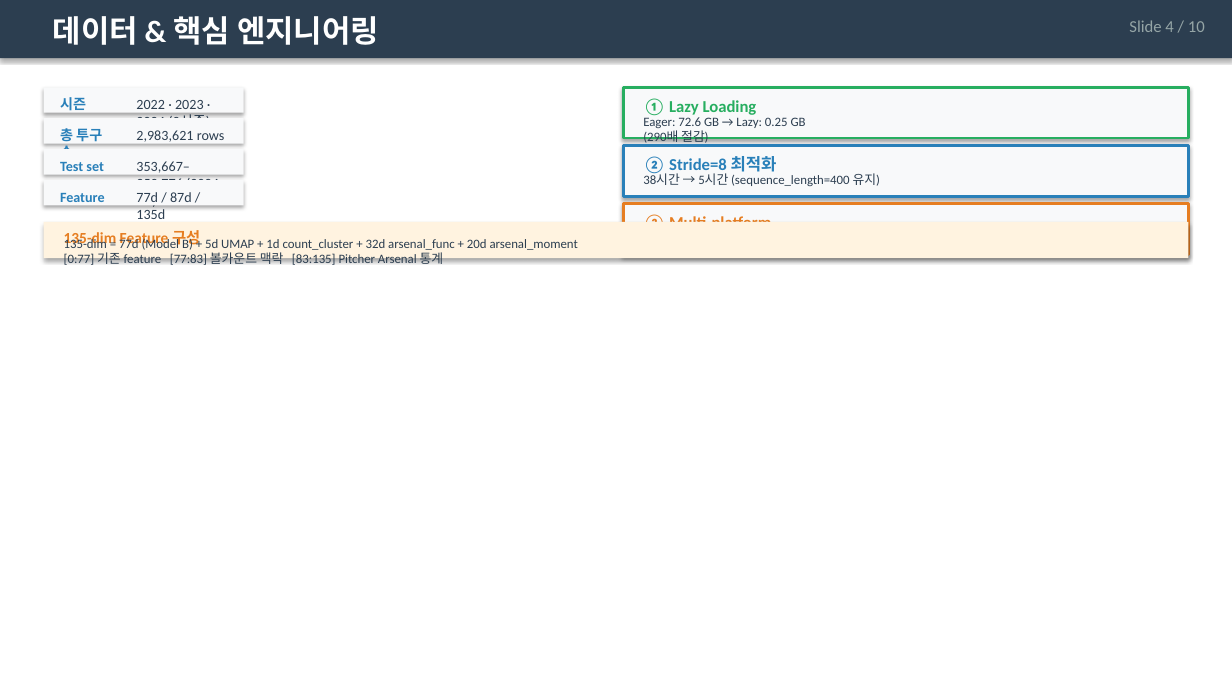
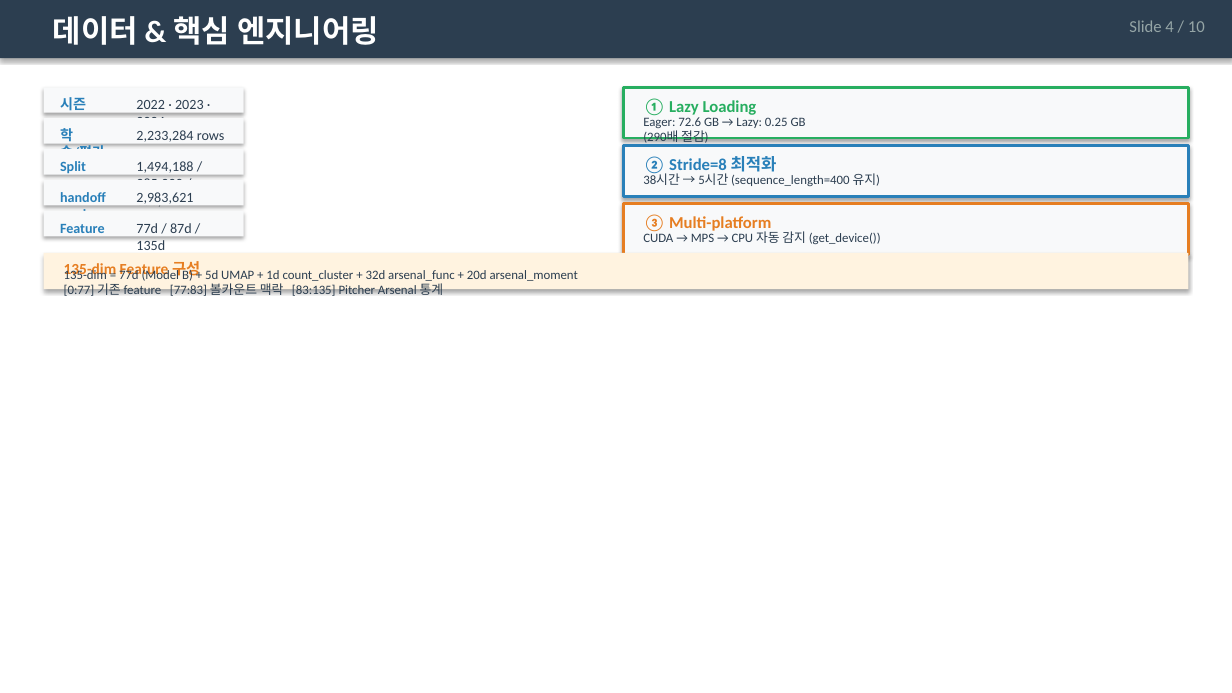
Before and after one commit to Pitcheezy/transition-models, a slide deck: slide 4 of outputs/SmartPitch_TransitionModels_Presentation.pptx. Drawn at 1232x693 pixels with LibreOffice and Linux fonts; fonts in the diff are those of the drawing. Boxes give left, top, right and bottom in pixels: in the first picture for what was removed or moved away, otherwise in the second. Text is boxed around its words. In the diff, an @@ line names an element or a change of style, - is before the commit and + after.

```diff
--- a/outputs/SmartPitch_TransitionModels_Presentation.pptx
+++ b/outputs/SmartPitch_TransitionModels_Presentation.pptx
@@ text at (x1=136, y1=100, x2=204, y2=118): text changed @@
-2022 · 2023 · 2024 (3시즌)
+2022 · 2023 · 2024
@@ text at (x1=60, y1=128, x2=105, y2=149): text changed @@
-총 투구 수
+학습/평가
@@ text added at (x1=136, y1=130, x2=225, y2=142), 11 pt, text #2C3E50 @@
+2,233,284 rows
@@ text at (x1=60, y1=161, x2=86, y2=174): text changed @@
-Test set
+Split
@@ text at (x1=136, y1=161, x2=193, y2=207): text changed @@
-353,667–353,776 (2024 H2)
+1,494,188 / 385,320 / 353,776
@@ text added at (x1=60, y1=192, x2=106, y2=211), 11 pt, text #2980B9, bold @@
+handoff pool
@@ text at (x1=136, y1=192, x2=206, y2=208): text changed @@
-2,983,621 rows
+2,983,621 source rows
@@ rectangle added at (x1=43, y1=211, x2=244, y2=237), fill #F8F9FA @@
@@ text added at (x1=643, y1=231, x2=881, y2=244), 10 pt, text #2C3E50 @@
+CUDA → MPS → CPU 자동 감지 (get_device())
@@ 4 texts, 1 rectangle moved together from (x1=43, y1=192, x2=1189, y2=265) to (x1=43, y1=223, x2=1189, y2=296) @@
```
Also in this commit, not shown: 4 other slides changed, 6 other files.
